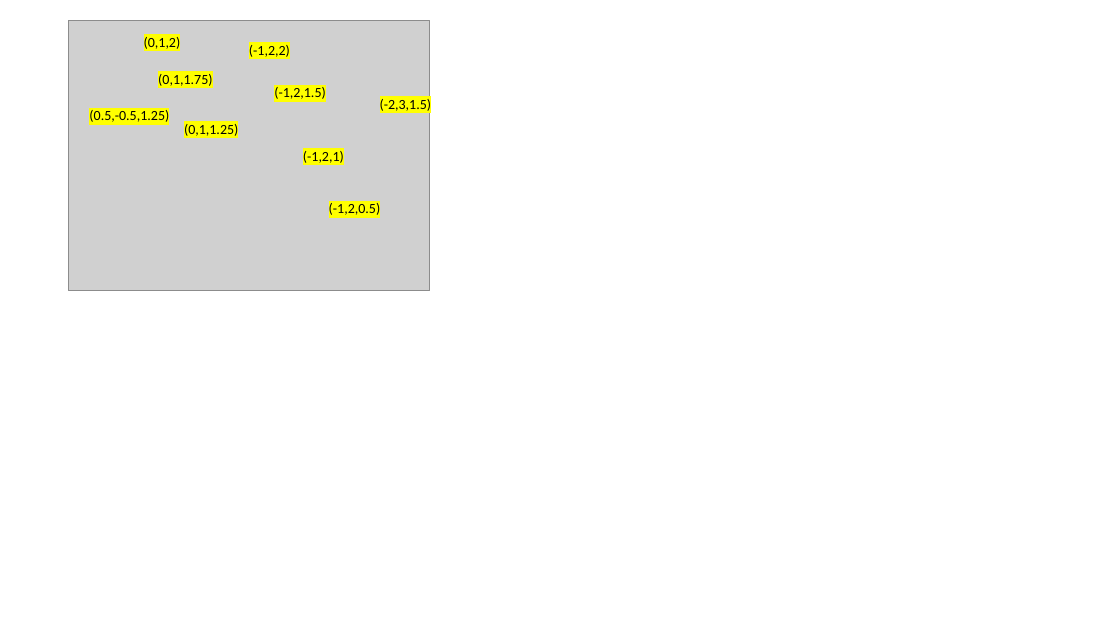
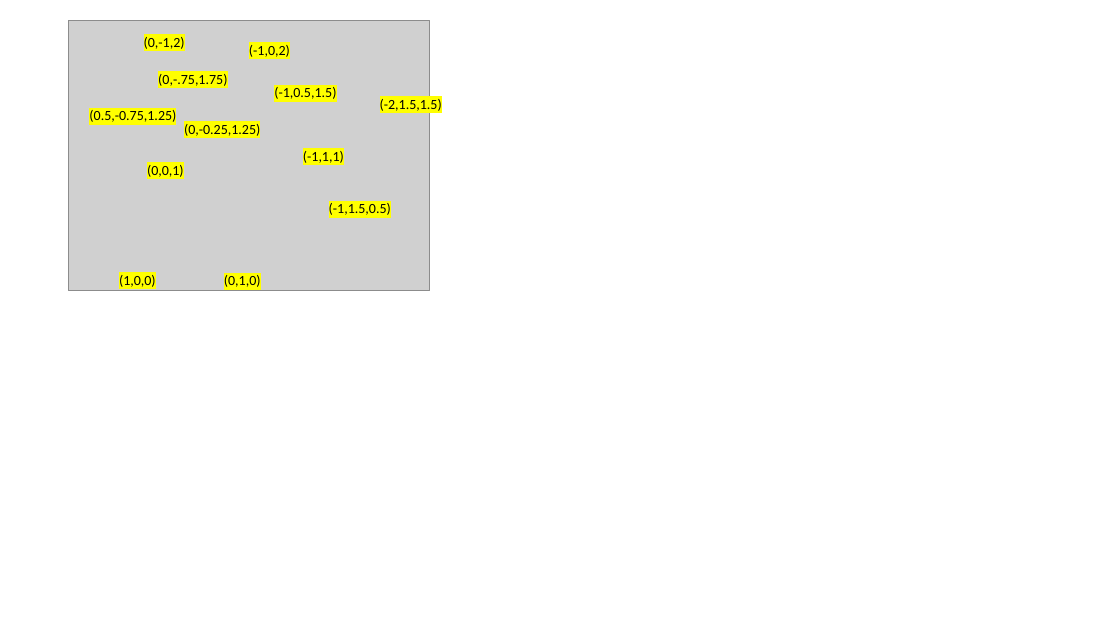
Before and after one commit to markushoehn/GDV1_WS17, a slide deck: slide 2 of Ex2/px.pptx. Drawn at 1120x630 pixels with LibreOffice and Linux fonts; fonts in the diff are those of the drawing; grey boxes stand for pictures. Boxes give left, top, right and bottom in pixels: in the first picture for what was removed or moved away, otherwise in the second. Text is boxed around its words. In the diff, an @@ line names an element or a change of style, - is before the commit and + after.

```diff
--- a/Ex2/px.pptx
+++ b/Ex2/px.pptx
@@ text at [144, 37, 185, 49]: text changed @@
-(0,1,2)
+(0,-1,2)
@@ text at [249, 45, 290, 57]: text changed @@
-(-1,2,2)
+(-1,0,2)
@@ text at [158, 74, 227, 86]: text changed @@
-(0,1,1.75)
+(0,-.75,1.75)
@@ text at [274, 87, 336, 99]: text changed @@
-(-1,2,1.5)
+(-1,0.5,1.5)
@@ text at [89, 110, 176, 122]: text changed @@
-(0.5,-0.5,1.25)
+(0.5,-0.75,1.25)
@@ text at [380, 99, 442, 111]: text changed @@
-(-2,3,1.5)
+(-2,1.5,1.5)
@@ text at [184, 124, 260, 136]: text changed @@
-(0,1,1.25)
+(0,-0.25,1.25)
@@ text added at [147, 165, 184, 177], 12 pt, text #000000 @@
+(0,0,1)
@@ text at [303, 151, 344, 163]: text changed @@
-(-1,2,1)
+(-1,1,1)
@@ text at [329, 203, 391, 215]: text changed @@
-(-1,2,0.5)
+(-1,1.5,0.5)
@@ text added at [119, 275, 156, 287], 12 pt, text #000000 @@
+(1,0,0)
@@ text added at [224, 275, 261, 287], 12 pt, text #000000 @@
+(0,1,0)
```
Also in this commit, not shown: 4 other files.
